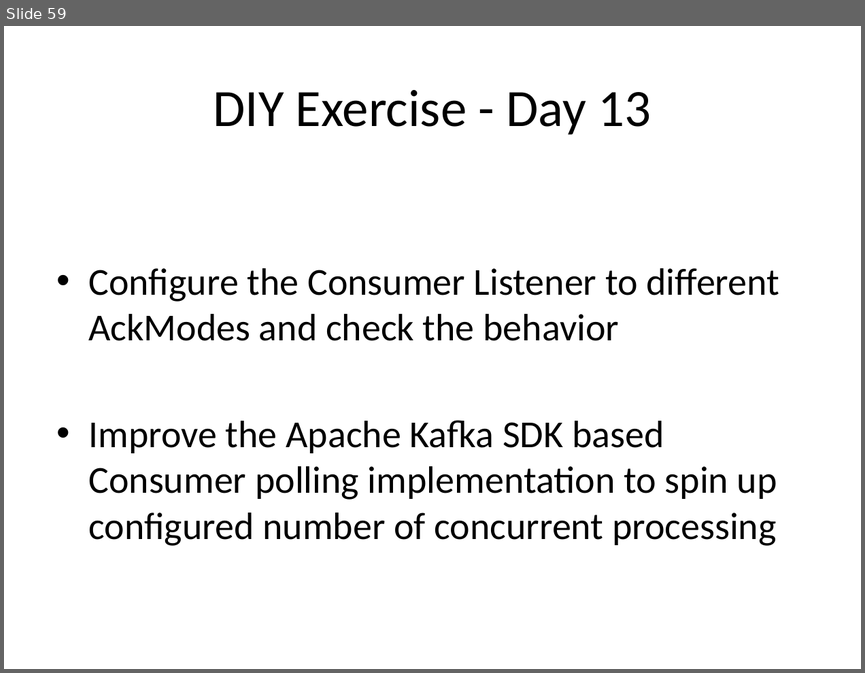
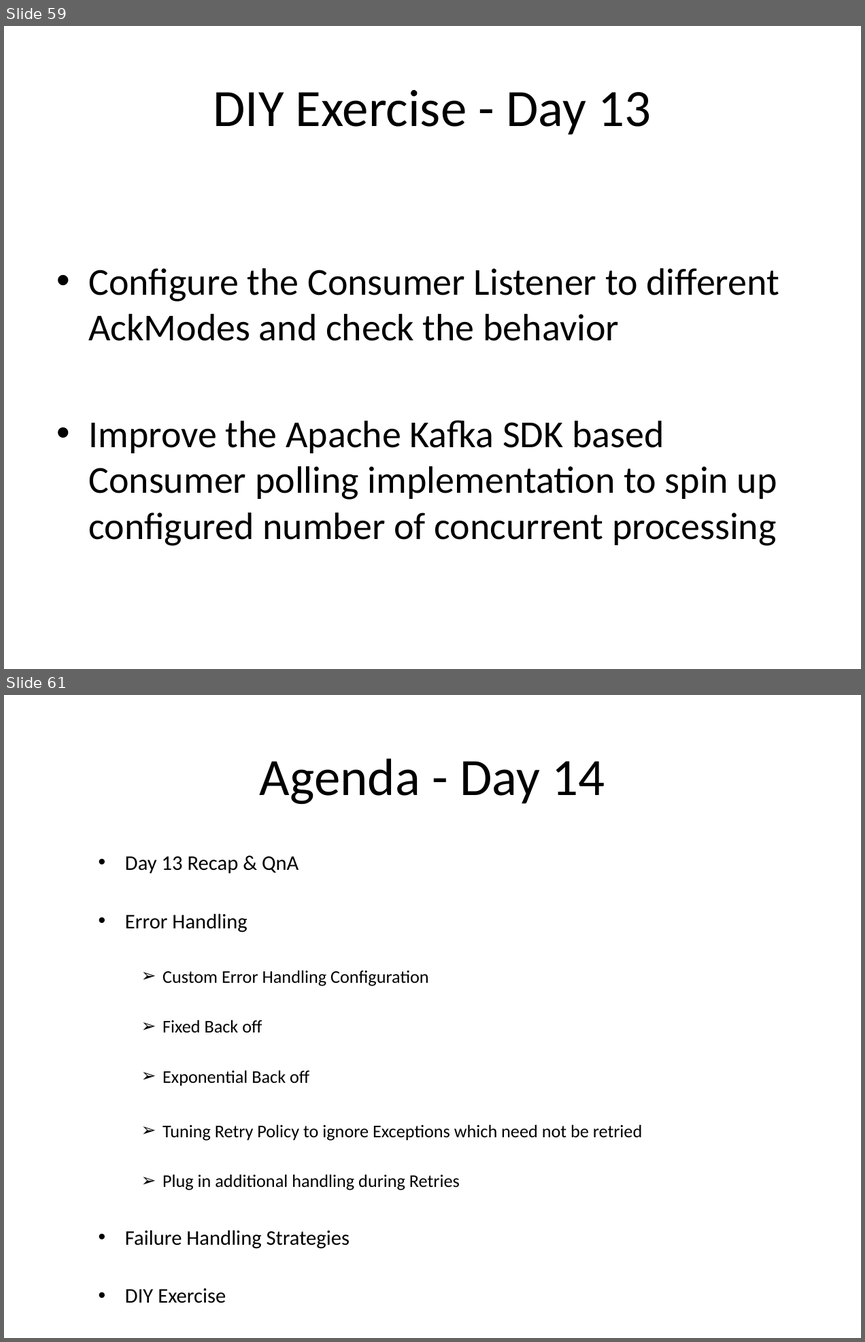
Before and after one commit to sreedharsingaraju/KafkaTutorials, a slide deck: PPT/Kafka-Teaching-Flow.pptx. Shown one above the other, each under a label of ours: slide 59 before the commit, slides 59 and 61 after it; the slides between them are not shown. The pictures are 865x673 and 865x1342 pixels, drawn with LibreOffice and Linux fonts; fonts in the diff are those of the drawing. Boxes give left, top, right and bottom in pixels: in the first picture for what was removed or moved away, otherwise in the second. Text is boxed around its words. In the diff, an @@ line names an element or a change of style, - is before the commit and + after.

```diff
--- a/PPT/Kafka-Teaching-Flow.pptx
+++ b/PPT/Kafka-Teaching-Flow.pptx
@@ slide 61 added at (4,695,861,1338), background #FFFFFF @@
@@ title added at (260,758,604,804), 44 pt, text #000000 @@
+Agenda - Day 14
@@ text added at (125,856,642,1249), 15 pt, text #000000 @@
+  • Day 13 Recap & QnA
+  • Error Handling
+    ➢ Custom Error Handling Configuration
+    ➢ Fixed Back off
+    ➢ Exponential Back off
+    ➢ Tuning Retry Policy to ignore Exceptions which need not be retried
+    ➢ Plug in additional handling during Retries
+  • Failure Handling Strategies
+  • DIY Exercise
```
Also in this commit, not shown: 4 other slides added, 2 other files.
